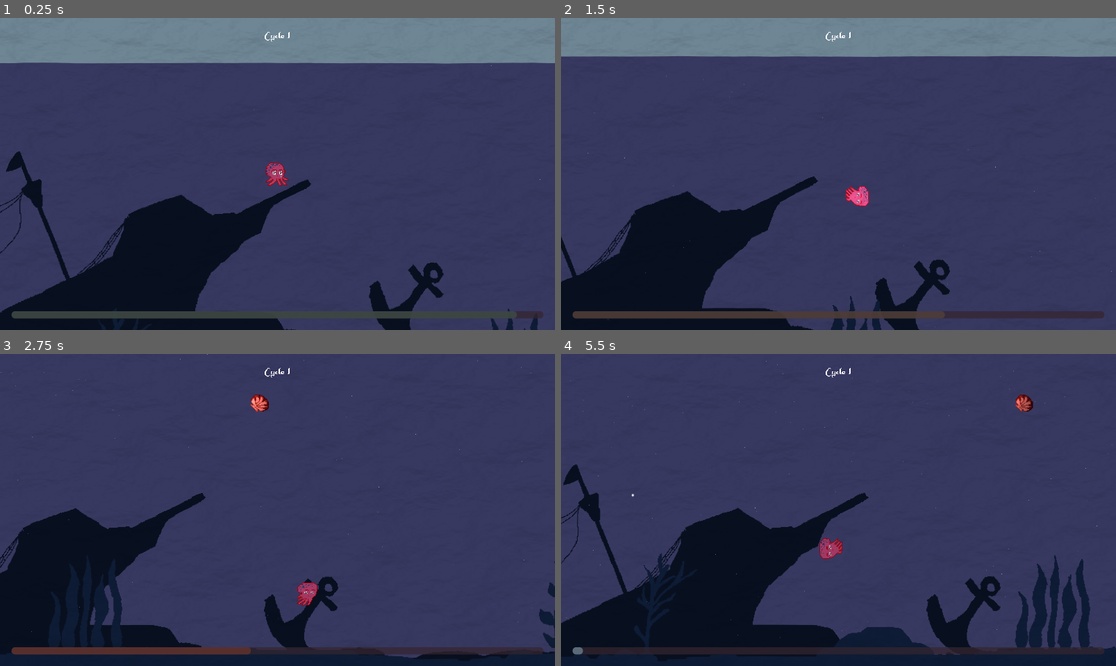
Above: before the commit, frames 1-4 (two rows, left to right).
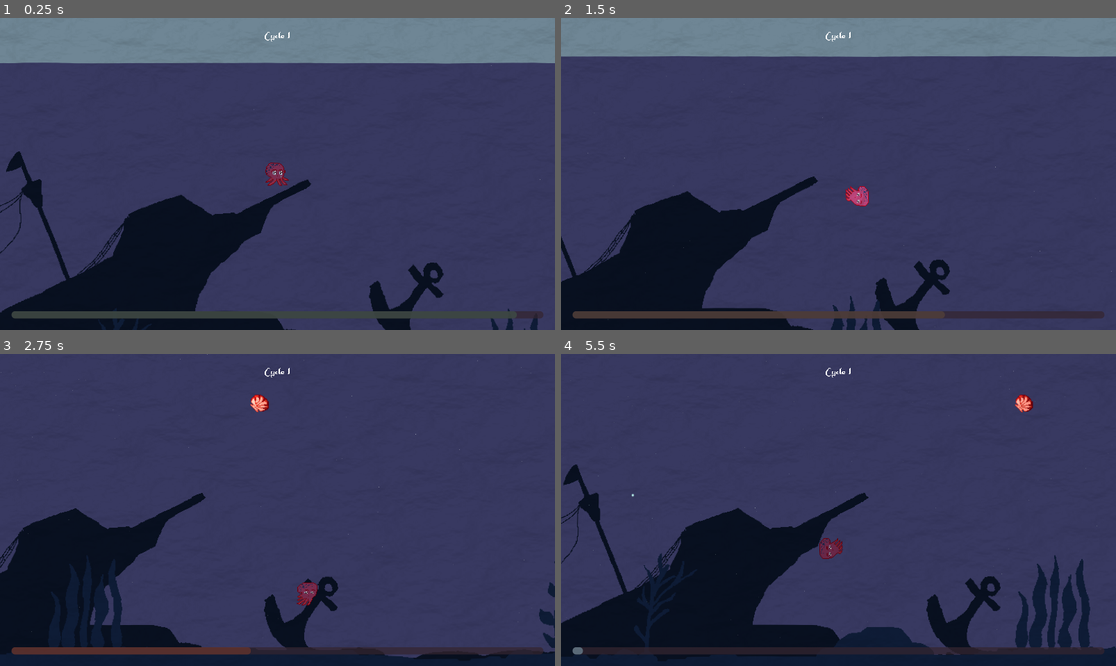
Above: after the commit, the same moments.

Repository: alfroids/tidal-storm
Game: Godot game, scene res://scenes/levels/main.tscn
The game is run twice, just before and just after one commit, with the same random seed, the same clock (stepped at 60 frames per second) and the same inputs.
Inputs:
- Up to frame 1 (0.25 s): no input
- Up to frame 2 (1.5 s): hold D (move_right) 0.53-1.28 s; tap Space (dash) at 0.6, 1.35 s; hold S (move_down) from 1.28 s (still down)
- Up to frame 3 (2.75 s): release S (move_down) at 2.03 s; hold D (move_right) from 2.03 s (still down); tap Space (dash) at 2.1 s
- Up to frame 4 (5.5 s): release D (move_right) at 2.78 s; hold W (move_up) 2.78-3.53 s; tap Space (dash) every 0.75 s from 2.85 to 5.1 s; hold A (move_left) 3.53-5.03 s; hold S (move_down) from 5.03 s (still down)

The runs differ from the first frame. In frame 1, 0.2% of the frame differs, in the area x 47-98%, y 46-54%; in frame 2, 0.2%; in frame 3, 0.3%; in frame 4, 0.4%, in the area x 3-97%, y 2-91%.

Commit message:
Reparent CanvasCycles to the CanvasLayer

Diff:
--- a/scenes/levels/main.tscn
+++ b/scenes/levels/main.tscn
@@ -81,7 +81,7 @@
 max_items = 10
 spawn_area = Rect2(-1600, 100, 3200, 800)
 
-[node name="CanvasCycles" parent="." instance=ExtResource("8_jit2o")]
+[node name="SoundManager" parent="." instance=ExtResource("10_mh3bh")]
 
 [node name="ParallaxForeground" parent="." instance=ExtResource("3_id7vp")]
 offset = Vector2(-4038, 0)
@@ -115,14 +115,11 @@
 
 [node name="GameOver" parent="UI" instance=ExtResource("9_adtxi")]
 
-[node name="SoundManager" parent="." instance=ExtResource("10_mh3bh")]
-
 [node name="Zero" type="CanvasLayer" parent="."]
 layer = 0
 follow_viewport_enabled = true
 
-[node name="LightManager" parent="Zero" instance=ExtResource("6_rn8rj")]
-position = Vector2(-1920, 0)
+[node name="CanvasCycles" parent="Zero" instance=ExtResource("8_jit2o")]
 
 [node name="ParticleManager" type="Node" parent="Zero"]
 
@@ -150,4 +147,7 @@
 position_smoothing_enabled = true
 position_smoothing_speed = 2.0
 
+[node name="LightManager" parent="Zero" instance=ExtResource("6_rn8rj")]
+position = Vector2(-1920, 0)
+
 [editable path="BoatManager"]
